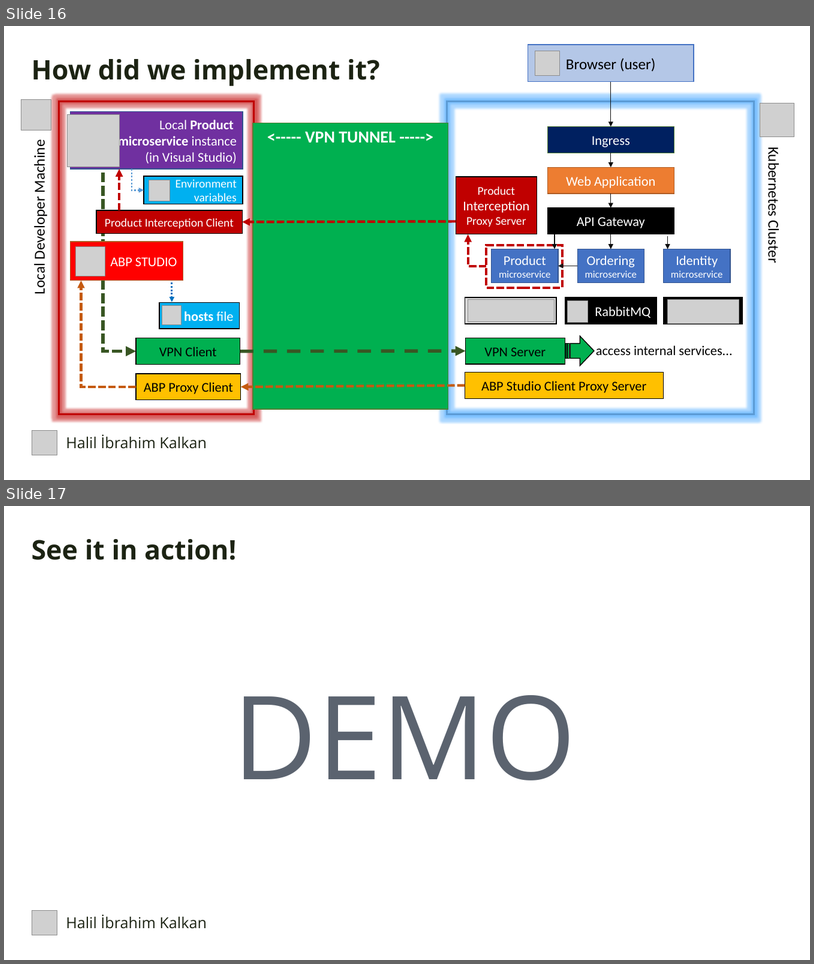
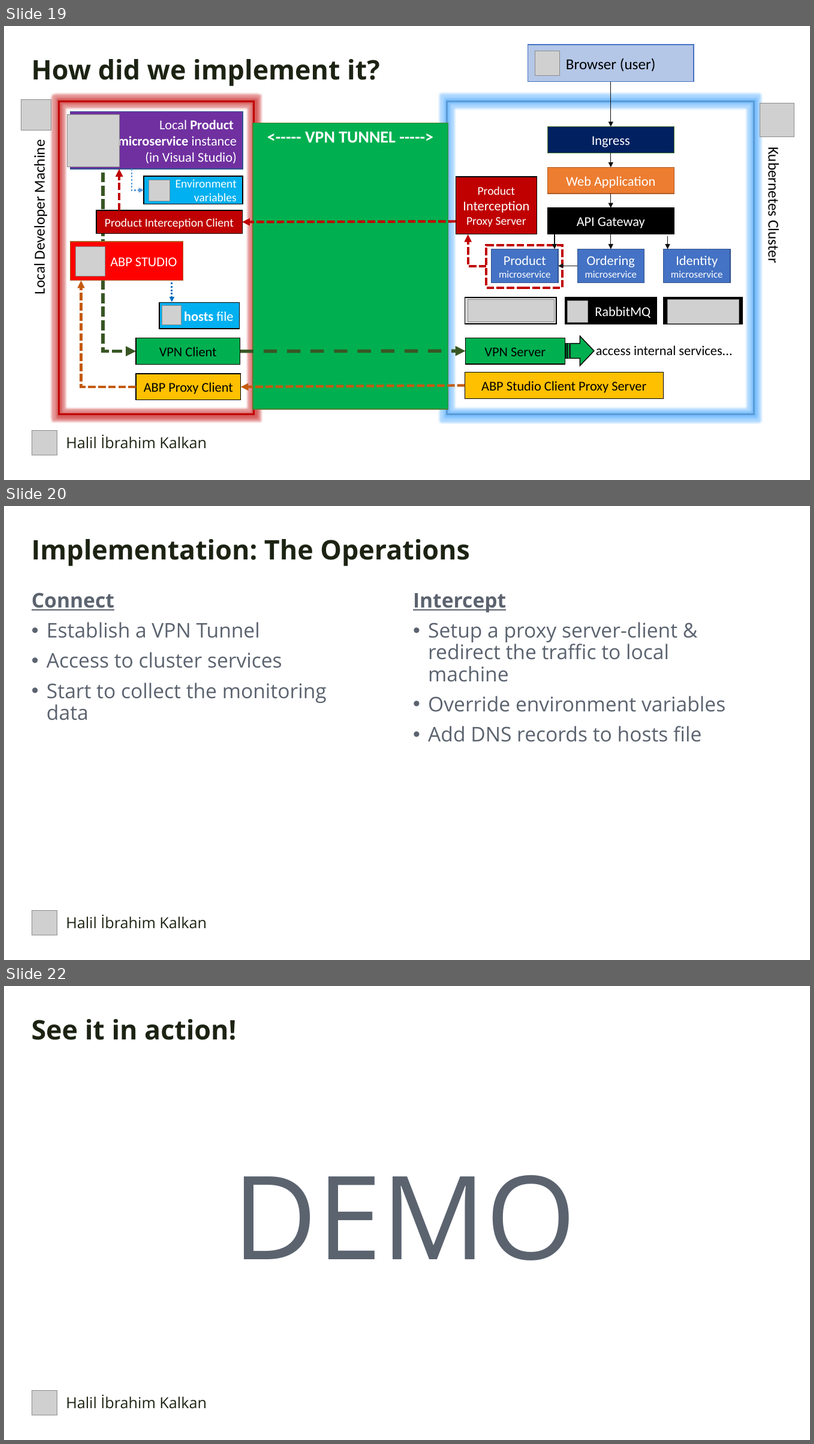
Before and after one commit to hikalkan/presentations, a slide deck: 2024-05-24 DevDays Kubernetes Integrated Dev Environment/Kubernetes Presentation.pptx. Shown one above the other, each under a label of ours: slides 16 and 17 before the commit, slides 19, 20 and 22 after it; the slides between them are not shown. The pictures are 814x964 and 814x1444 pixels, drawn with LibreOffice and Linux fonts; fonts in the diff are those of the drawing; grey boxes stand for pictures; background and template pictures are left out. Boxes give left, top, right and bottom in pixels: in the first picture for what was removed or moved away, otherwise in the second. Text is boxed around its words. In the diff, an @@ line names an element or a change of style, - is before the commit and + after.

```diff
--- a/2024-05-24 DevDays Kubernetes Integrated Dev Environment/Kubernetes Presentation.pptx
+++ b/2024-05-24 DevDays Kubernetes Integrated Dev Environment/Kubernetes Presentation.pptx
@@ slide 20 added at (4,506,810,960), background picture (left out) @@
@@ text added at (32,539,470,566), 32 pt, text #1C2313, bold @@
+Implementation: The Operations
@@ text added at (32,592,327,720), 24 pt, text #5B636F @@
+Connect
+• Establish a VPN Tunnel
+• Access to cluster services
+• Start to collect the monitoring data
@@ text added at (413,593,726,742), 24 pt, text #5B636F @@
+Intercept
+• Setup a proxy server-client & redirect the traffic to local machine
+• Override environment variables
+• Add DNS records to hosts file
@@ picture added at (32,910,57,935) @@
@@ text added at (66,914,206,928), 18 pt, text #1C2313 @@
+Halil İbrahim Kalkan
@@ what was slide 16 is now slide 19 @@
@@ what was slide 17 is now slide 22 @@
```
Also in this commit, not shown: 3 slides changed, 4 other slides added.
